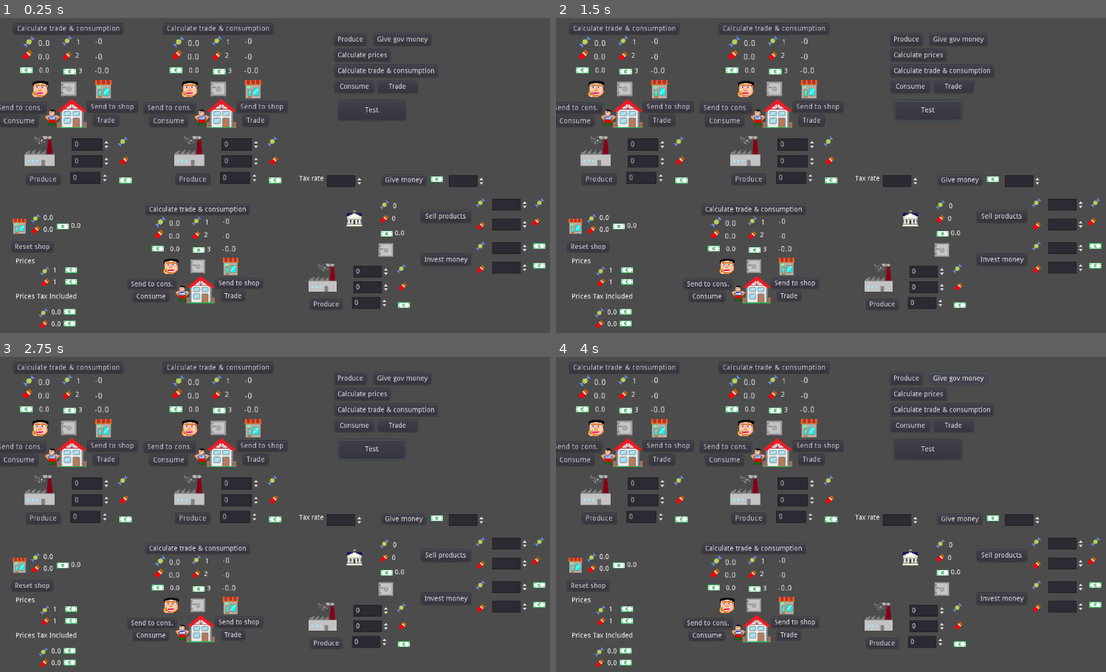
Above: before the commit, frames 1-4 (two rows, left to right).
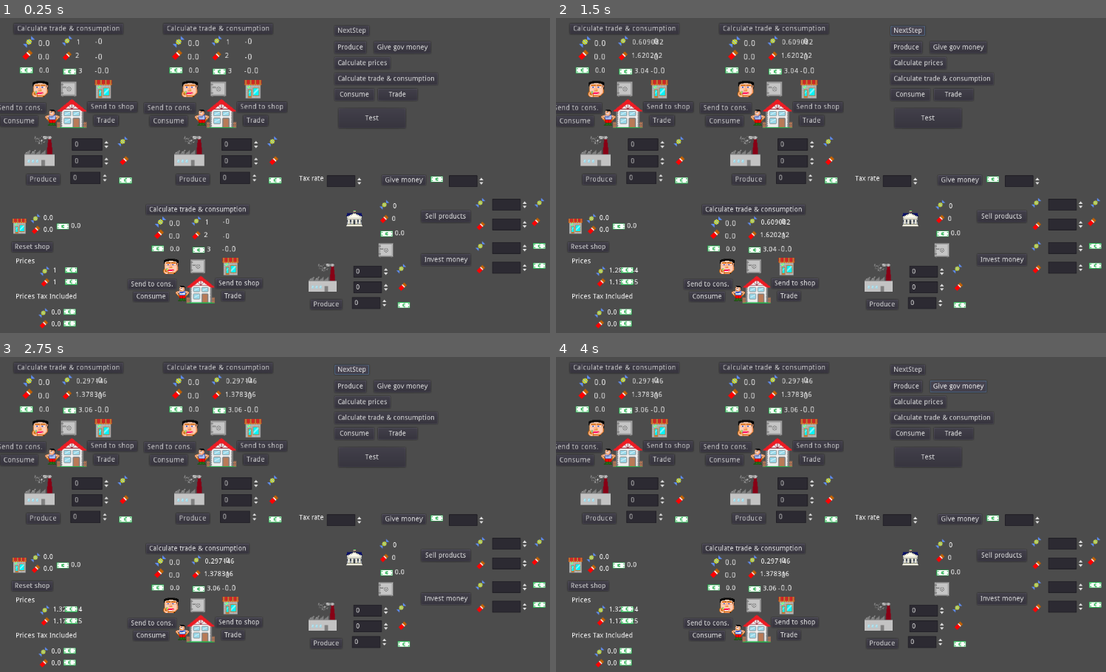
Above: after the commit, the same moments.

Repository: carlostgit/Fiat2
Game: Godot game, scene res://Fiat.tscn
The game is run twice, just before and just after one commit, with the same random seed, the same clock (stepped at 60 frames per second) and the same inputs.
Inputs (mouse positions are in pixels of both pictures, inside the frame that each line leads up to):
- Up to frame 1 (0.25 s): no input
- Up to frame 2 (1.5 s): click "Test" at 0.5 s; click (908, 30) at 1.25 s, where only the run after the commit has a clickable "NextStep"
- Up to frame 3 (2.75 s): click (352, 369) at 2 s, where only the run after the commit has a clickable "NextStep"
- Up to frame 4 (4 s): click "Produce" at 2.75 s; click "Give gov money" at 3.5 s

The runs differ from the first frame. In frame 1, 0.9% of the frame differs, in the area x 60-79%, y 3-33%; in frame 2, 1.3%; in frame 3, 1.3%; in frame 4, 1.3%, in the area x 10-79%, y 3-85%.

Commit message:
Arreglo algunos bugs del ejemplo

Diff:
--- a/CivilServant.gd
+++ b/CivilServant.gd
@@ -42,11 +42,9 @@
 
 func _on_TraderPerson_signal_send_to_shop_from_traderperson(amountdict, traderperson):
 	emit_signal("signal_send_to_shop_from_traderperson",amountdict, traderperson)
-	pass # Replace with function body.
 
 
 func _on_Government_signal_send_money_to_civil_servant(amount_to_send):
 	var products:Dictionary = {}
 	products["bill"]=amount_to_send
 	$TraderPerson.add_products(products)
-	pass # Replace with function body.
--- a/Fiat.gd
+++ b/Fiat.gd
@@ -93,17 +93,41 @@
 		var consumption_dict:Dictionary = _price_calculation_interface.calculate_consumption_for_person_with_current_best_combinations(person)
 		consumption_of_person_updated(trader_person_node, consumption_dict)
 
+
 func person_owned_updated(node_person, product_amount_dict):
 	if _node_person_dict.has(node_person):
 		var person:String = _node_person_dict[node_person]
 		_price_calculation_interface.set_owned_products(person, product_amount_dict)
+
+
+
+
+func _on_NextStepButton_pressed():
+	_price_calculation_interface.calculate_new_prices()
+
+	for person in _person_node_dict.keys():
+		_price_calculation_interface.adjust_best_combination_for_person(person)
+
+		prices_updated()
+
+		var trade_dict:Dictionary = _price_calculation_interface.calculate_trade_for_person_with_current_best_combinations(person)
+		var consumption_dict:Dictionary = _price_calculation_interface.calculate_consumption_for_person_with_current_best_combinations(person)
+
+		var owned_products_dict = _price_calculation_interface.get_owned_products(person)
+		var owned_products_minus_trade = Utils.calculate_combination_difference(owned_products_dict,trade_dict)
+		var owned_products_minus_trade_and_consumpt = Utils.calculate_combination_difference(owned_products_minus_trade,consumption_dict)
+
+		_price_calculation_interface.set_owned_products(person,owned_products_minus_trade_and_consumpt)
+
+		emit_signal("signal_initialize_owned_products",_person_node_dict[person],owned_products_minus_trade_and_consumpt)
+		#TODO:
+		#ESTOY PROBANDO ESTE MÉTODO
 
 func _on_Button_pressed():
 	var price_calculation_interface = PriceCalculationInterface.new()
 	price_calculation_interface.init_default_scenario()
 	price_calculation_interface.print_scenario_info()
 	pass # Replace with function body.
-
 
 func _on_CalculatePrices_pressed():
 	self.calculate_prices()
--- a/Fiat.tscn
+++ b/Fiat.tscn
@@ -18,11 +18,21 @@
 [node name="Fiat" type="Node2D"]
 script = ExtResource( 5 )
 
+[node name="NextStepButton" type="Button" parent="."]
+margin_left = 680.0
+margin_top = 16.0
+margin_right = 750.0
+margin_bottom = 36.0
+text = "NextStep"
+__meta__ = {
+"_edit_use_anchors_": false
+}
+
 [node name="ProduceButton" type="Button" parent="."]
 margin_left = 680.0
-margin_top = 32.0
+margin_top = 48.0
 margin_right = 744.0
-margin_bottom = 56.0
+margin_bottom = 72.0
 text = "Produce"
 __meta__ = {
 "_edit_use_anchors_": false
@@ -30,9 +40,9 @@
 
 [node name="GiveGovMoneyButton" type="Button" parent="."]
 margin_left = 760.0
-margin_top = 32.0
+margin_top = 48.0
 margin_right = 875.0
-margin_bottom = 56.0
+margin_bottom = 72.0
 text = "Give gov money"
 __meta__ = {
 "_edit_use_anchors_": false
@@ -40,9 +50,9 @@
 
 [node name="ConsumeButton" type="Button" parent="."]
 margin_left = 680.0
-margin_top = 128.0
+margin_top = 144.0
 margin_right = 760.0
-margin_bottom = 152.0
+margin_bottom = 168.0
 text = "Consume"
 __meta__ = {
 "_edit_use_anchors_": false
@@ -50,9 +60,9 @@
 
 [node name="TradeButton" type="Button" parent="."]
 margin_left = 768.0
-margin_top = 128.0
+margin_top = 144.0
 margin_right = 848.0
-margin_bottom = 152.0
+margin_bottom = 168.0
 text = "Trade"
 __meta__ = {
 "_edit_use_anchors_": false
@@ -60,9 +70,9 @@
 
 [node name="CalculatePrices" type="Button" parent="."]
 margin_left = 680.0
-margin_top = 64.0
+margin_top = 80.0
 margin_right = 793.0
-margin_bottom = 88.0
+margin_bottom = 104.0
 text = "Calculate prices"
 __meta__ = {
 "_edit_use_anchors_": false
@@ -70,9 +80,9 @@
 
 [node name="CalculateTradeAndConsumption" type="Button" parent="."]
 margin_left = 680.0
-margin_top = 96.0
+margin_top = 112.0
 margin_right = 889.0
-margin_bottom = 120.0
+margin_bottom = 136.0
 text = "Calculate trade & consumption"
 __meta__ = {
 "_edit_use_anchors_": false
@@ -387,22 +397,23 @@
 
 [node name="Button" type="Button" parent="."]
 margin_left = 688.0
-margin_top = 168.0
+margin_top = 184.0
 margin_right = 824.0
-margin_bottom = 208.0
+margin_bottom = 224.0
 text = "Test"
 __meta__ = {
 "_edit_use_anchors_": false
 }
-[connection signal="signal_consumption_of_person_updated" from="." to="CivilServant" method="_on_Fiat_signal_consumption_of_person_updated"]
 [connection signal="signal_consumption_of_person_updated" from="." to="Producer1" method="_on_Fiat_signal_consumption_of_person_updated"]
 [connection signal="signal_consumption_of_person_updated" from="." to="Producer2" method="_on_Fiat_signal_consumption_of_person_updated"]
-[connection signal="signal_initialize_owned_products" from="." to="CivilServant" method="_on_Fiat_signal_initialize_owned_products"]
+[connection signal="signal_consumption_of_person_updated" from="." to="CivilServant" method="_on_Fiat_signal_consumption_of_person_updated"]
 [connection signal="signal_initialize_owned_products" from="." to="Producer1" method="_on_Fiat_signal_initialize_owned_products"]
 [connection signal="signal_initialize_owned_products" from="." to="Producer2" method="_on_Fiat_signal_initialize_owned_products"]
-[connection signal="signal_trade_of_person_updated" from="." to="CivilServant" method="_on_Fiat_signal_trade_of_person_updated"]
+[connection signal="signal_initialize_owned_products" from="." to="CivilServant" method="_on_Fiat_signal_initialize_owned_products"]
 [connection signal="signal_trade_of_person_updated" from="." to="Producer1" method="_on_Fiat_signal_trade_of_person_updated"]
 [connection signal="signal_trade_of_person_updated" from="." to="Producer2" method="_on_Fiat_signal_trade_of_person_updated"]
+[connection signal="signal_trade_of_person_updated" from="." to="CivilServant" method="_on_Fiat_signal_trade_of_person_updated"]
+[connection signal="pressed" from="NextStepButton" to="." method="_on_NextStepButton_pressed"]
 [connection signal="pressed" from="CalculatePrices" to="." method="_on_CalculatePrices_pressed"]
 [connection signal="signal_person_owned_updated" from="Producer1" to="." method="_on_Producer1_signal_person_owned_updated"]
 [connection signal="signal_send_to_shop_from_traderperson" from="Producer1" to="Shop" method="_on_Producer1_signal_send_to_shop_from_traderperson"]
@@ -414,6 +425,7 @@
 [connection signal="signal_trade_and_consumption_calc" from="Producer2" to="." method="_on_Producer2_signal_trade_and_consumption_calc"]
 [connection signal="signal_person_owned_updated" from="CivilServant" to="." method="_on_CivilServant_signal_person_owned_updated"]
 [connection signal="signal_send_to_shop_from_traderperson" from="CivilServant" to="Shop" method="_on_CivilServant_signal_send_to_shop_from_traderperson"]
+[connection signal="signal_person_owned_updated" from="CivilServant/TraderPerson" to="CivilServant" method="_on_TraderPerson_signal_person_owned_updated"]
 [connection signal="signal_send_to_shop_from_traderperson" from="CivilServant/TraderPerson" to="CivilServant" method="_on_TraderPerson_signal_send_to_shop_from_traderperson"]
 [connection signal="signal_trade" from="CivilServant/TraderPerson" to="Shop" method="_on_TraderPerson_signal_trade"]
 [connection signal="signal_trade_and_consumption_calc" from="CivilServant/TraderPerson" to="." method="_on_TraderPerson_signal_trade_and_consumption_calc"]
--- a/TraderPerson.gd
+++ b/TraderPerson.gd
@@ -9,6 +9,7 @@
 signal signal_person_owned_updated(node_person,product_amount_dict)
 signal signal_send_to_shop_from_traderperson(amountdict,traderperson)
 signal signal_trade(traderperson)
+
 # Called when the node enters the scene tree for the first time.
 func _ready():
 	pass # Replace with function body.
@@ -55,6 +56,7 @@
 
 
 
+
 func _on_CalcTradeAndConsumptionButton_pressed():
 	emit_signal("signal_trade_and_consumption_calc",self)
 	pass # Replace with function body.
Not shown: 1 places in TraderPerson.tscn that only renumber resources
